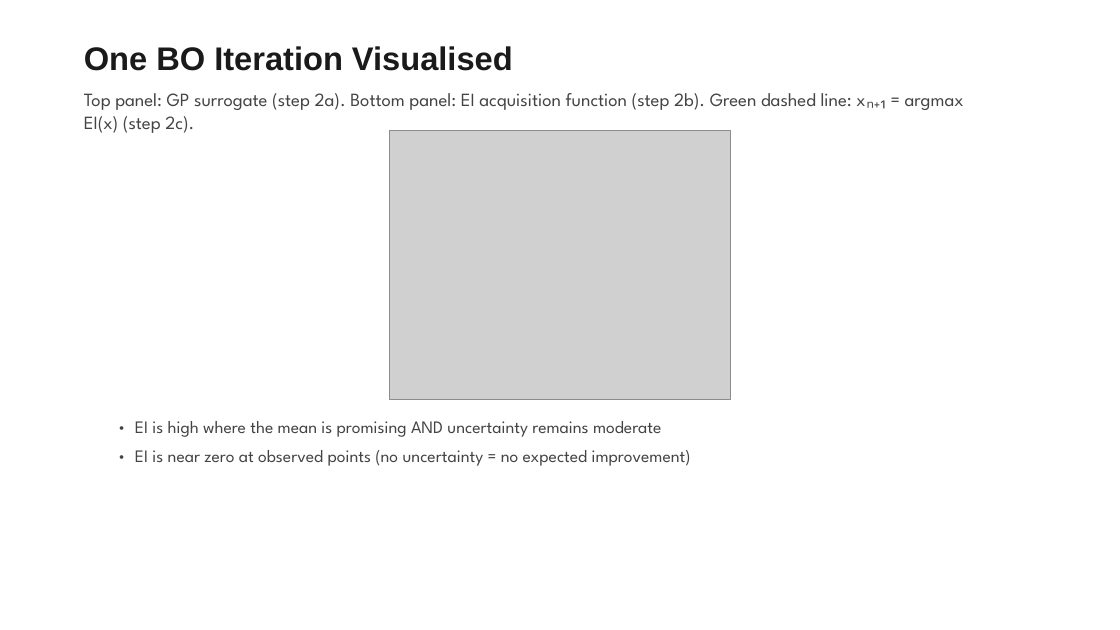
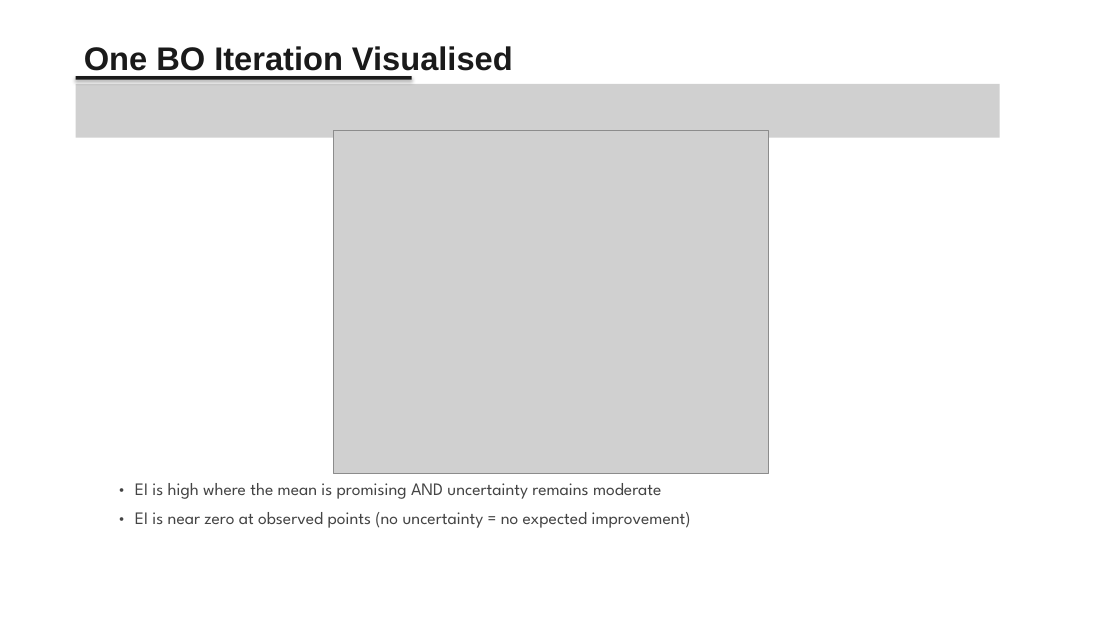
Before and after one commit to AHMalik2000/KIMM-Shared-Data, a slide deck: slide 26 of presentation.pptx. Drawn at 1120x630 pixels with LibreOffice and Linux fonts; fonts in the diff are those of the drawing; grey boxes stand for pictures. Boxes give left, top, right and bottom in pixels: in the first picture for what was removed or moved away, otherwise in the second. Text is boxed around its words. In the diff, an @@ line names an element or a change of style, - is before the commit and + after.

```diff
--- a/presentation.pptx
+++ b/presentation.pptx
@@ picture added at [76,84,1000,138] @@
@@ rectangle added at [76,76,412,80], fill #1A1A1A @@
@@ text removed at [84,93,964,133] @@
-Top panel: GP surrogate (step 2a). Bottom panel: EI acquisition function (step 2b). Green dashed line: xₙ₊₁ = argmax EI(x) (step 2c).
@@ picture: place and size @@
-picture at [390,130,730,399]
+picture at [334,130,769,474]
@@ text "• EI is high where ...": place and size @@
-text "• EI is high where ..." at [135,421,661,437]
+text "• EI is high where ..." at [135,483,661,499]
@@ text "• EI is near zero ...": place and size @@
-text "• EI is near zero ..." at [135,450,691,466]
+text "• EI is near zero ..." at [135,512,691,528]
```
Also in this commit, not shown: 15 other slides changed.
